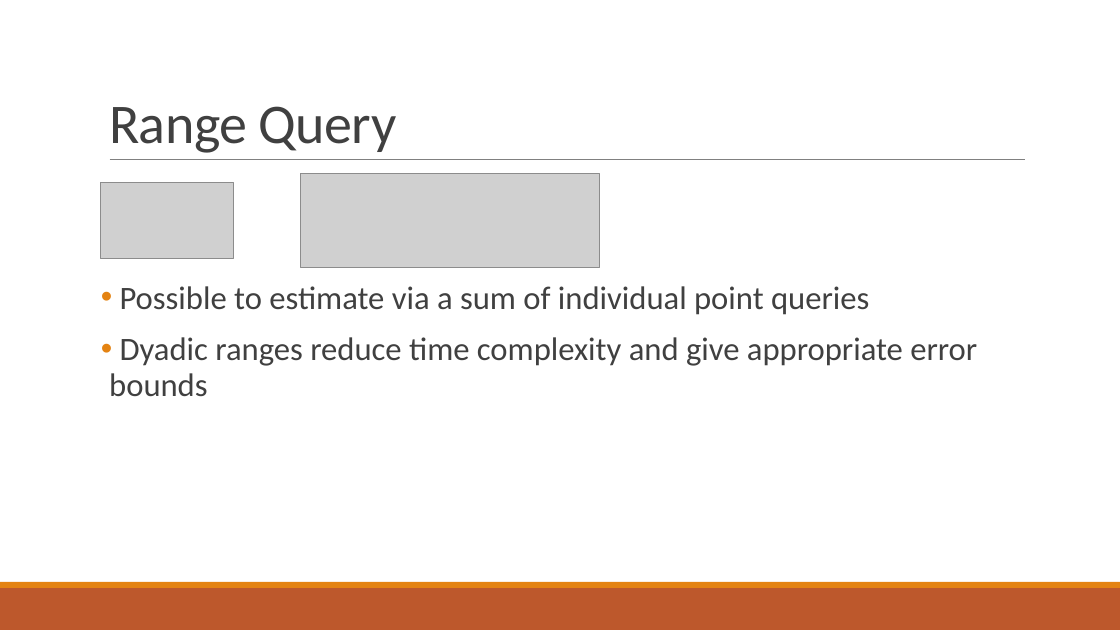
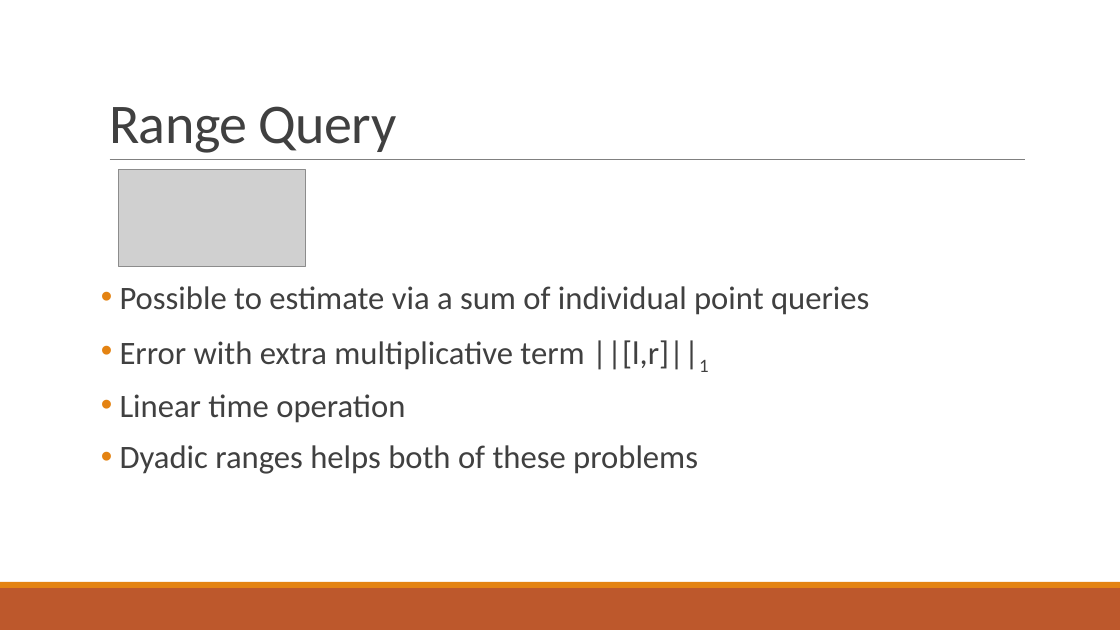
Before and after one commit to ewagner46/count_min_sketch_technical_summary, a slide deck: slide 30 of count_min_sketch_talk_EW.pptx (slide 18 before the commit). Drawn at 1120x630 pixels with LibreOffice and Linux fonts; fonts in the diff are those of the drawing; grey boxes stand for pictures. Boxes give left, top, right and bottom in pixels: in the first picture for what was removed or moved away, otherwise in the second. Text is boxed around its words. In the diff, an @@ line names an element or a change of style, - is before the commit and + after.

Commit message:
range query tex revisions. added ravi and matts slides

```diff
--- a/count_min_sketch_talk_EW.pptx
+++ b/count_min_sketch_talk_EW.pptx
@@ picture added at bbox=[118, 170, 305, 266] @@
@@ picture removed at bbox=[300, 174, 600, 267] @@
@@ picture removed at bbox=[101, 182, 234, 258] @@
@@ text at bbox=[120, 340, 709, 474]: text changed @@
-• Dyadic ranges reduce time complexity and give appropriate error bounds
+• Error with extra multiplicative term ||[l,r]||1
+• Linear time operation
+• Dyadic ranges helps both of these problems
```
Also in this commit, not shown: 5 other slides changed, 13 slides added, 1 other file.
